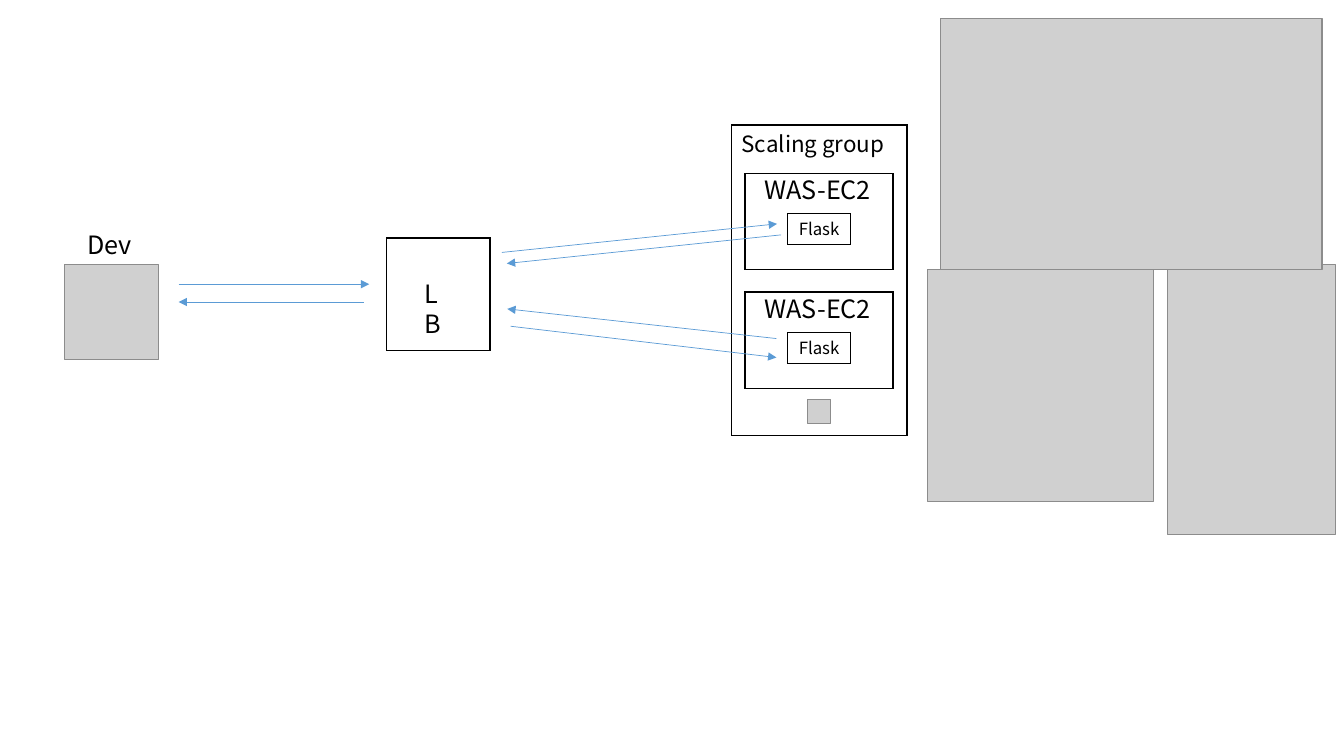
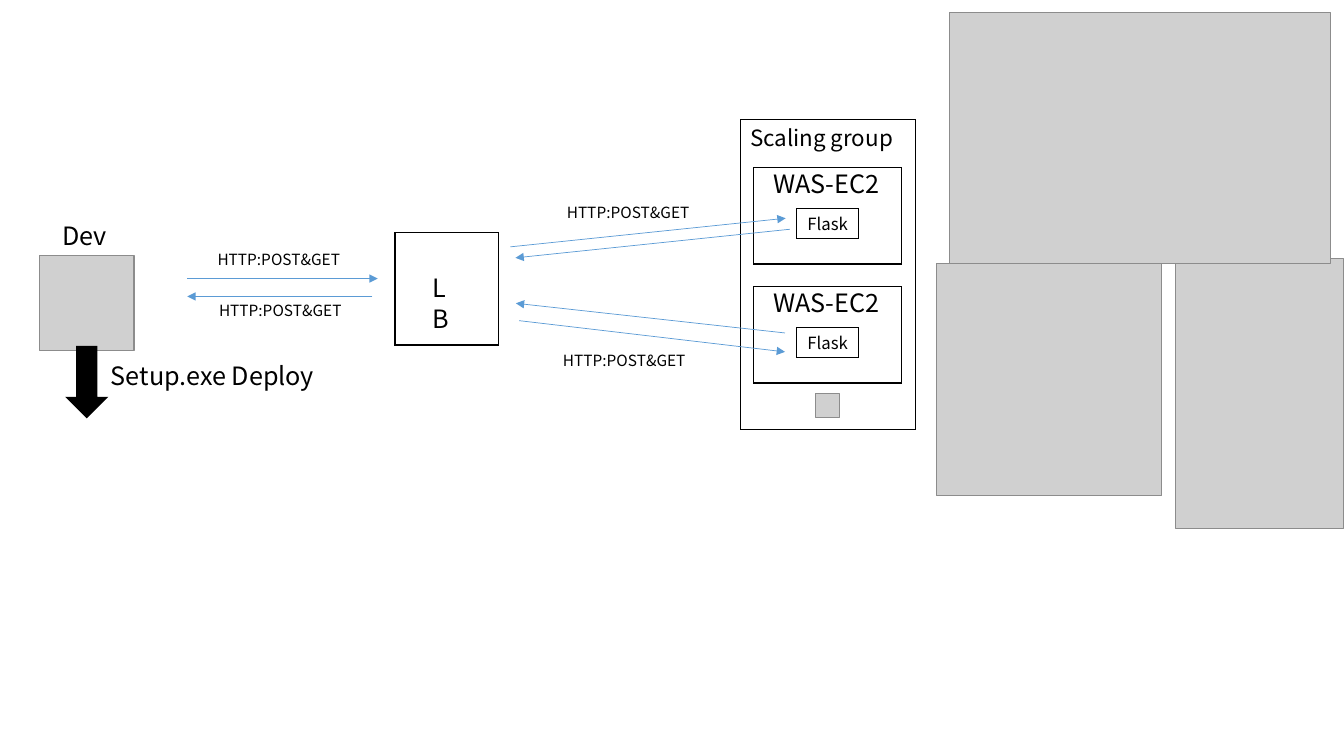
Before and after one commit to HUN9709/aws-build-demo, a slide deck: slide 3 of ppt/클라우드 컴퓨팅 프로젝트.pptx. Drawn at 1344x756 pixels with LibreOffice and Linux fonts; fonts in the diff are those of the drawing; grey boxes stand for pictures. Boxes give left, top, right and bottom in pixels: in the first picture for what was removed or moved away, otherwise in the second. Text is boxed around its words. In the diff, an @@ line names an element or a change of style, - is before the commit and + after.

```diff
--- a/ppt/클라우드 컴퓨팅 프로젝트.pptx
+++ b/ppt/클라우드 컴퓨팅 프로젝트.pptx
@@ text added at (567, 206, 690, 218), 11 pt, text #000000 @@
+HTTP:POST&GET
@@ text "Dev": place and size @@
-text "Dev" at (88, 235, 133, 255)
+text "Dev" at (63, 226, 108, 246)
@@ picture: place and size @@
-picture at (65, 265, 159, 360)
+picture at (39, 256, 134, 351)
@@ text added at (218, 253, 341, 265), 11 pt, text #000000 @@
+HTTP:POST&GET
@@ 6 rectangles, 6 arrows, 4 pictures, 4 texts: place and size @@
-6 rectangles, 6 arrows, 4 pictures, 4 texts at (178, 18, 1336, 534)
+6 rectangles, 6 arrows, 4 pictures, 4 texts at (188, 12, 1344, 529)
@@ text added at (219, 304, 342, 316), 11 pt, text #000000 @@
+HTTP:POST&GET
@@ right arrow added at (67, 347, 107, 417), fill #000000, outline #000000 1 pt @@
@@ text added at (563, 354, 686, 366), 11 pt, text #000000 @@
+HTTP:POST&GET
@@ text added at (111, 365, 314, 391), 18 pt, text #000000 @@
+Setup.exe Deploy
```
Also in this commit, not shown: 1 other slide changed, 3 other files.
